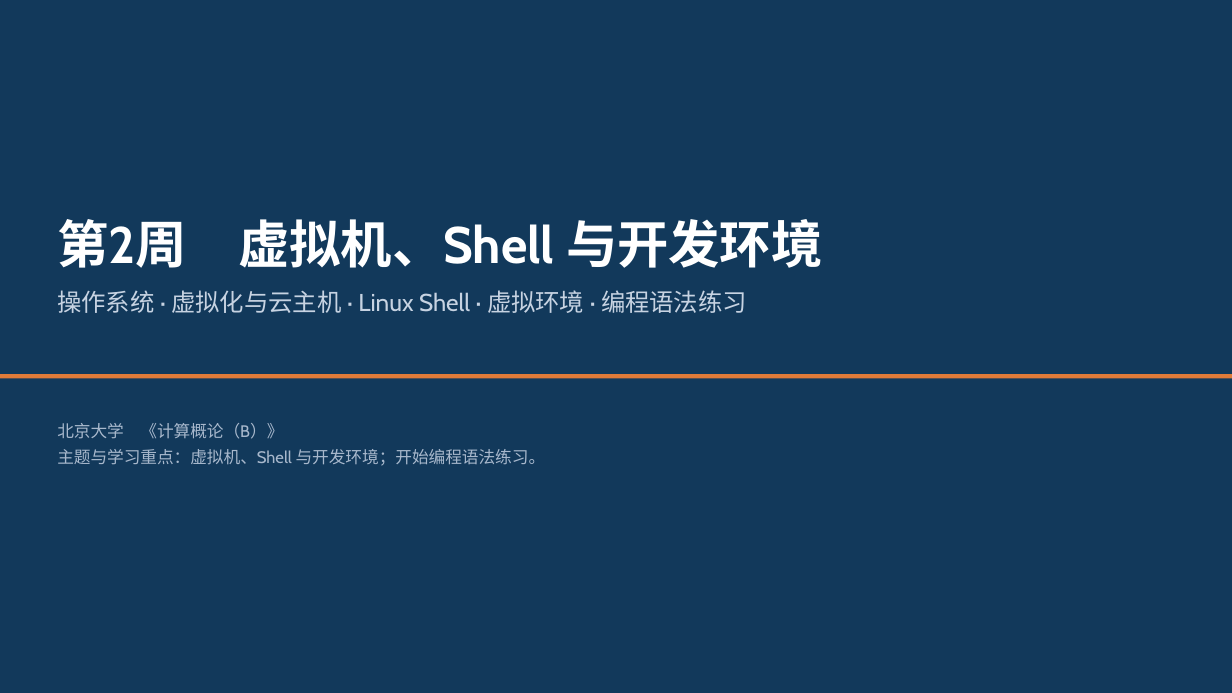
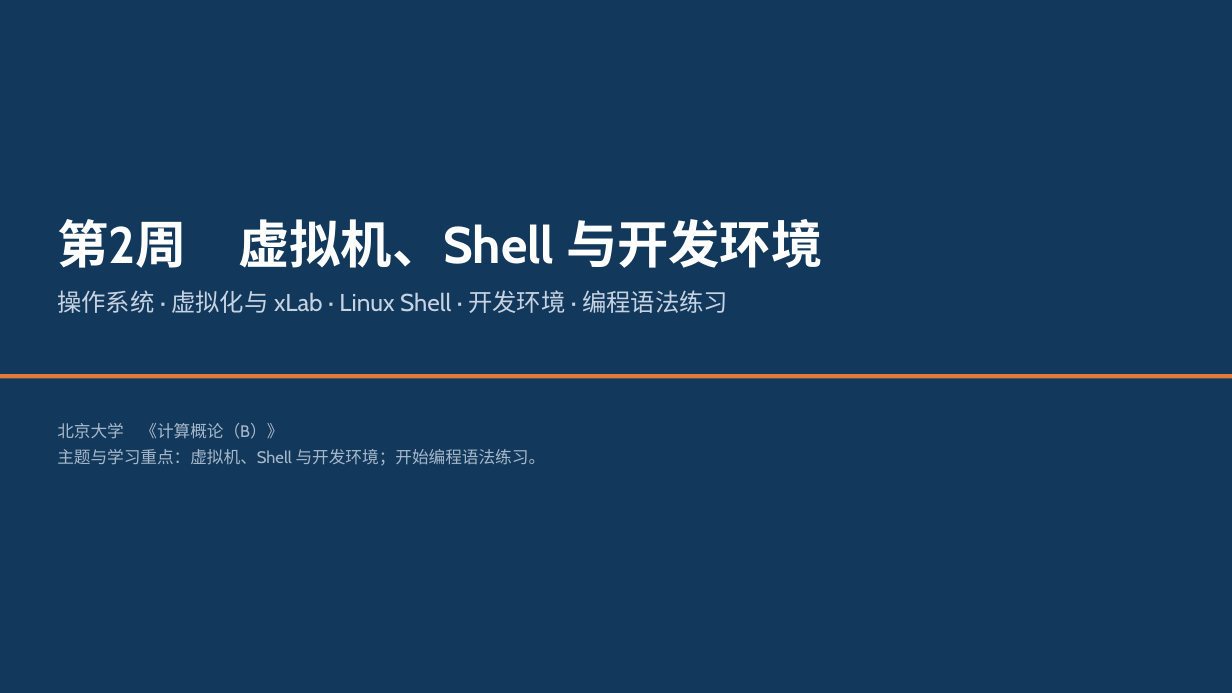
Before and after one commit to GMyhf/2026fall-cs101, a slide deck: slide 1 of courseware/202609_ADS_W02_VM_Shell_DevEnv.pptx. Drawn at 1232x693 pixels with LibreOffice and Linux fonts; fonts in the diff are those of the drawing. Boxes give left, top, right and bottom in pixels: in the first picture for what was removed or moved away, otherwise in the second. Text is boxed around its words. In the diff, an @@ line names an element or a change of style, - is before the commit and + after.

```diff
--- a/courseware/202609_ADS_W02_VM_Shell_DevEnv.pptx
+++ b/courseware/202609_ADS_W02_VM_Shell_DevEnv.pptx
@@ text at box(57, 290, 728, 313): text changed @@
-操作系统 · 虚拟化与云主机 · Linux Shell · 虚拟环境 · 编程语法练习
+操作系统 · 虚拟化与 xLab · Linux Shell · 开发环境 · 编程语法练习
```
Also in this commit, not shown: 21 other slides changed, 17 slides added, 13 other files.
